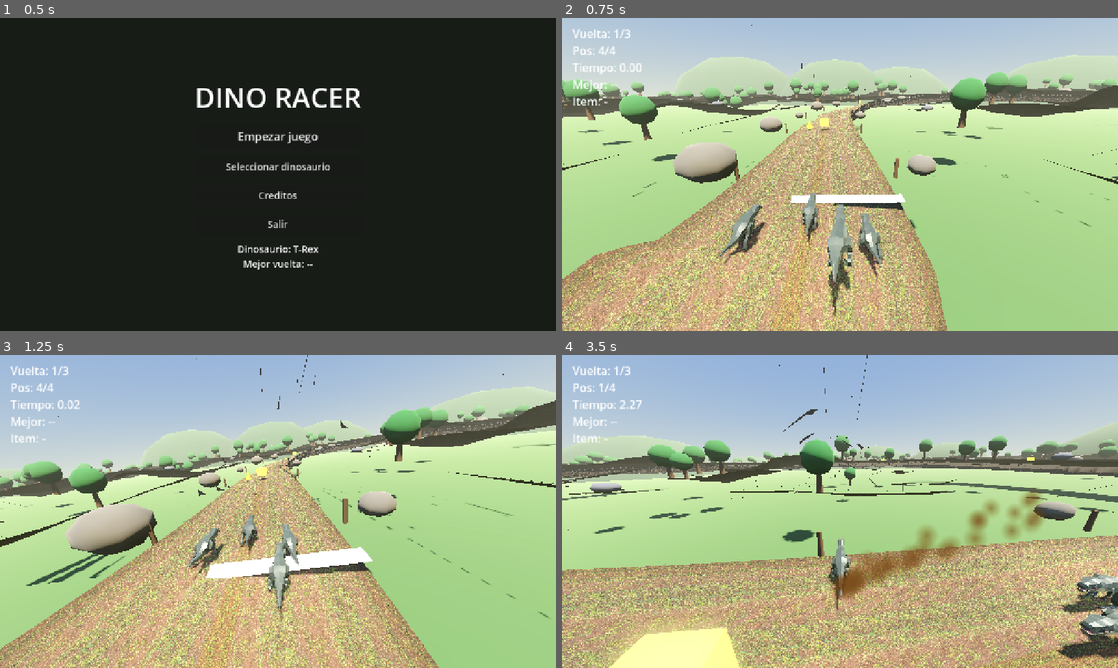
Above: before the commit, frames 1-4 (two rows, left to right).
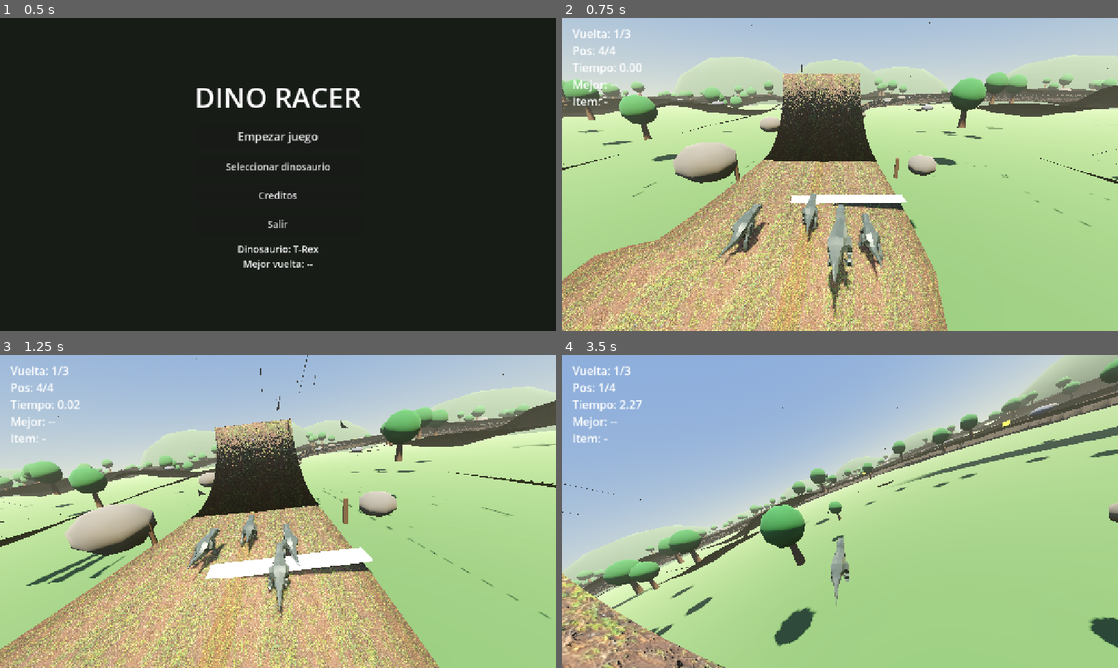
Above: after the commit, the same moments.

Repository: antoniojmonge/dinogame
Game: Godot game, scene res://scenes/menu.tscn
The game is run twice, just before and just after one commit, with the same random seed, the same clock (stepped at 60 frames per second) and the same inputs.
Inputs:
- Up to frame 1 (0.5 s): no input
- Up to frame 2 (0.75 s): click "Empezar juego" at 0.5 s
- Up to frame 3 (1.25 s): no input
- Up to frame 4 (3.5 s): tap Enter at 1.25 s; hold D (move_right) 1.28-2.03 s; tap E (ability) at 1.35 s; tap Space (jump) at 1.52, 2.27 s; hold A (move_left) 2.03-2.78 s; tap Shift (drift) at 2.1 s; hold D (move_right) from 2.78 s (still down); tap F (use_item) at 2.85 s

Frame 1 is identical in both runs. In frame 2, 19% of the frame differs, in the area x 0-100%, y 1-100%; in frame 3, 18%; in frame 4, 73%, in the area x 0-100%, y 0-100%.

Commit message:
Loop vertical tipo helice (jugador y rivales lo recorren)
- Se remueve el tramo recto y se anade un loop-helicе sobre la linea

- La linea de carrera/IA se mantiene recta: suben y bajan el loop solos

- Colision de doble cara y normales correctas

Diff:
--- a/scripts/track.gd
+++ b/scripts/track.gd
@@ -20,6 +20,9 @@
 const ROAD_COLOR := Color(1.0, 1.0, 1.0)
 const CURB_COLOR := Color(0.8, 0.72, 0.57)
 const LANE_COLOR := Color(1.0, 0.93, 0.7)
+const LOOP_OFFSET := 14.0
+const LOOP_RADIUS := 4.5
+const LOOP_DRIFT := 28.3
 
 var _curve: Curve3D
 var _path := PackedVector3Array()
@@ -33,6 +36,7 @@
 	_build_base_floor()
 	_build_terrain()
 	_build_road()
+	_build_loop()
 	_build_barriers()
 	_build_finish_line()
 	if build_obstacles:
@@ -162,6 +166,9 @@
 		var b: Array = rings[(i + 1) % samples]
 		var ua: Vector3 = ring_ups[i]
 		var ub: Vector3 = ring_ups[(i + 1) % samples]
+		var off_i := (float(i) / float(samples)) * total
+		if off_i >= LOOP_OFFSET - 0.2 and off_i <= LOOP_OFFSET + LOOP_DRIFT + 0.2:
+			continue
 		for k in qcolors.size():
 			var cl: Color = qcolors[k][0]
 			var cr: Color = qcolors[k][1]
@@ -245,6 +252,76 @@
 			for cshape in child.get_children():
 				if cshape is CollisionShape3D and cshape.shape is ConcavePolygonShape3D:
 					cshape.shape.backface_collision = false
+
+
+func _build_loop() -> void:
+	var xf := _curve.sample_baked_with_rotation(LOOP_OFFSET, true, true)
+	var P := xf.origin
+	var f := -xf.basis.z
+	f.y = 0.0
+	if f.length_squared() < 0.0001:
+		f = Vector3.FORWARD
+	f = f.normalized()
+	var u := Vector3.UP
+	var C := P + u * LOOP_RADIUS
+	var half := road_width * 0.5
+	var steps := 72
+	var st := SurfaceTool.new()
+	st.begin(Mesh.PRIMITIVE_TRIANGLES)
+	var prev_l := Vector3.ZERO
+	var prev_r := Vector3.ZERO
+	var prev_n := Vector3.UP
+	for i in steps + 1:
+		var t := float(i) / float(steps)
+		var th := t * TAU
+		var pos := C + f * (LOOP_RADIUS * sin(th) + LOOP_DRIFT * t) + u * (-LOOP_RADIUS * cos(th))
+		var tangent := (f * (LOOP_RADIUS * cos(th) + LOOP_DRIFT / TAU) + u * (LOOP_RADIUS * sin(th))).normalized()
+		var up := (u * cos(th) - f * sin(th)).normalized()
+		var right := tangent.cross(up).normalized()
+		var l := pos - right * half
+		var r := pos + right * half
+		if i > 0:
+			var v0 := float(i - 1) / float(steps)
+			var v1 := t
+			st.set_normal(prev_n)
+			st.set_color(ROAD_COLOR)
+			st.set_uv(Vector2(0, v0 * 14.0))
+			st.add_vertex(prev_l)
+			st.set_normal(prev_n)
+			st.set_color(ROAD_COLOR)
+			st.set_uv(Vector2(1, v0 * 14.0))
+			st.add_vertex(prev_r)
+			st.set_normal(up)
+			st.set_color(ROAD_COLOR)
+			st.set_uv(Vector2(1, v1 * 14.0))
+			st.add_vertex(r)
+			st.set_normal(prev_n)
+			st.set_color(ROAD_COLOR)
+			st.set_uv(Vector2(0, v0 * 14.0))
+			st.add_vertex(prev_l)
+			st.set_normal(up)
+			st.set_color(ROAD_COLOR)
+			st.set_uv(Vector2(1, v1 * 14.0))
+			st.add_vertex(r)
+			st.set_normal(up)
+			st.set_color(ROAD_COLOR)
+			st.set_uv(Vector2(0, v1 * 14.0))
+			st.add_vertex(l)
+		prev_l = l
+		prev_r = r
+		prev_n = up
+	var mi := MeshInstance3D.new()
+	mi.name = "Loop"
+	mi.mesh = st.commit()
+	mi.material_override = _make_road_material()
+	add_child(mi)
+	mi.create_trimesh_collision()
+	for child in mi.get_children():
+		if child is StaticBody3D:
+			child.collision_layer = 1
+			for cshape in child.get_children():
+				if cshape is CollisionShape3D and cshape.shape is ConcavePolygonShape3D:
+					cshape.shape.backface_collision = true
 
 
 func _build_finish_line() -> void:
